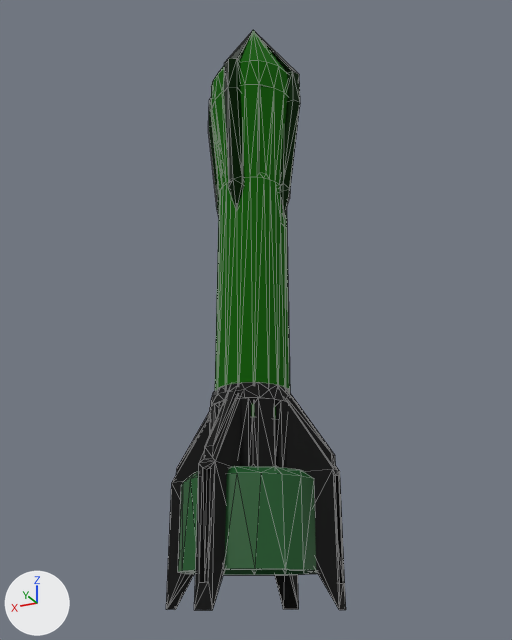
Renders of the OBJ model src/main/resources/assets/modularmissiles/models/lowpoly.obj from each side of a commit.
Camera for both pictures: a camera (50 mm lens) standing at (-1.85, 3.66, 0.02) and looking at (0.03, -0.11, 1.71). Lighting does not change. The marker at lower left points along +X, +Y and +Z. Mesh edges are drawn as thin lines. Where no turn or scale is listed for an object, it has been applied to the vertices. Vertices at the same position are counted once.

In view in the first picture: 'Cube.004_Cube.001'.
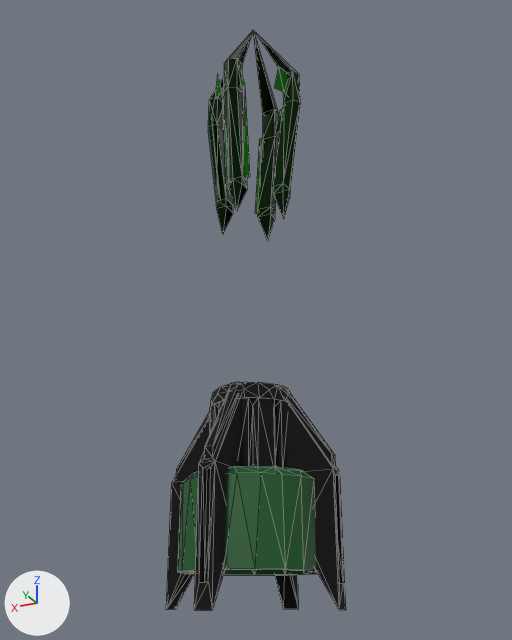
Where the change shows, as pixel boxes (x1, y1, x2, y2) in the pictures (512 x 640 px):
part 1 of me_cube_004_cube_001, deleted (green): before (211, 30, 290, 419)

Diff of the bpy script that builds the scene:
```diff
--- a/src/main/resources/assets/modularmissiles/models/lowpoly.obj.py
+++ b/src/main/resources/assets/modularmissiles/models/lowpoly.obj.py
@@ me_cube_004_cube_001 @@
 # used by ob_cube_004_cube_001; location = (0.0, 0.0, 0.0)
-me_cube_004_cube_001.from_pydata(...)  # 534 vertices, 1006 faces, 1 loose edge; spans x -0.51..0.51, y -0.51..0.51, z 0.0..4.0
+me_cube_004_cube_001.from_pydata(...)  # 529 vertices, 804 faces, 1 loose edge; spans x -0.51..0.51, y -0.51..0.51, z 0.0..4.0
+# me_cube_004_cube_001 part 1
+# 5 vertices are removed from x -0.18..0.23, y -0.23..0.23, z 1.0..3.24
+# 202 faces are deleted
 me_cube_004_cube_001.materials.append(mat_fins)
```
